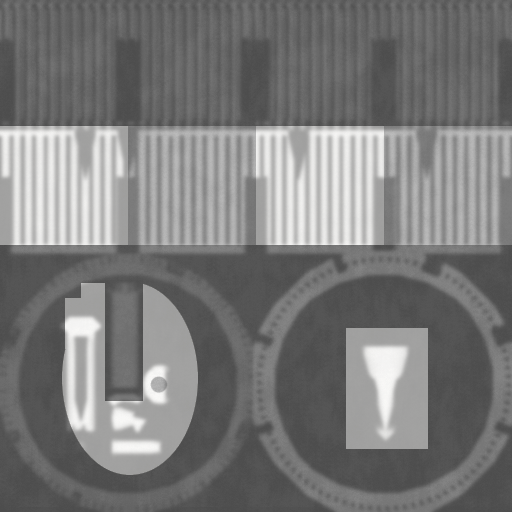
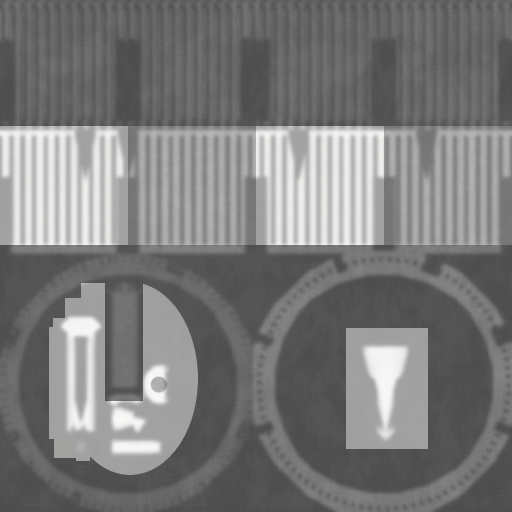
The second (512, 512) image is a revision of the first. Changes to its layers:
painted on "sv_interstage.png" over [0,126,512,475]
